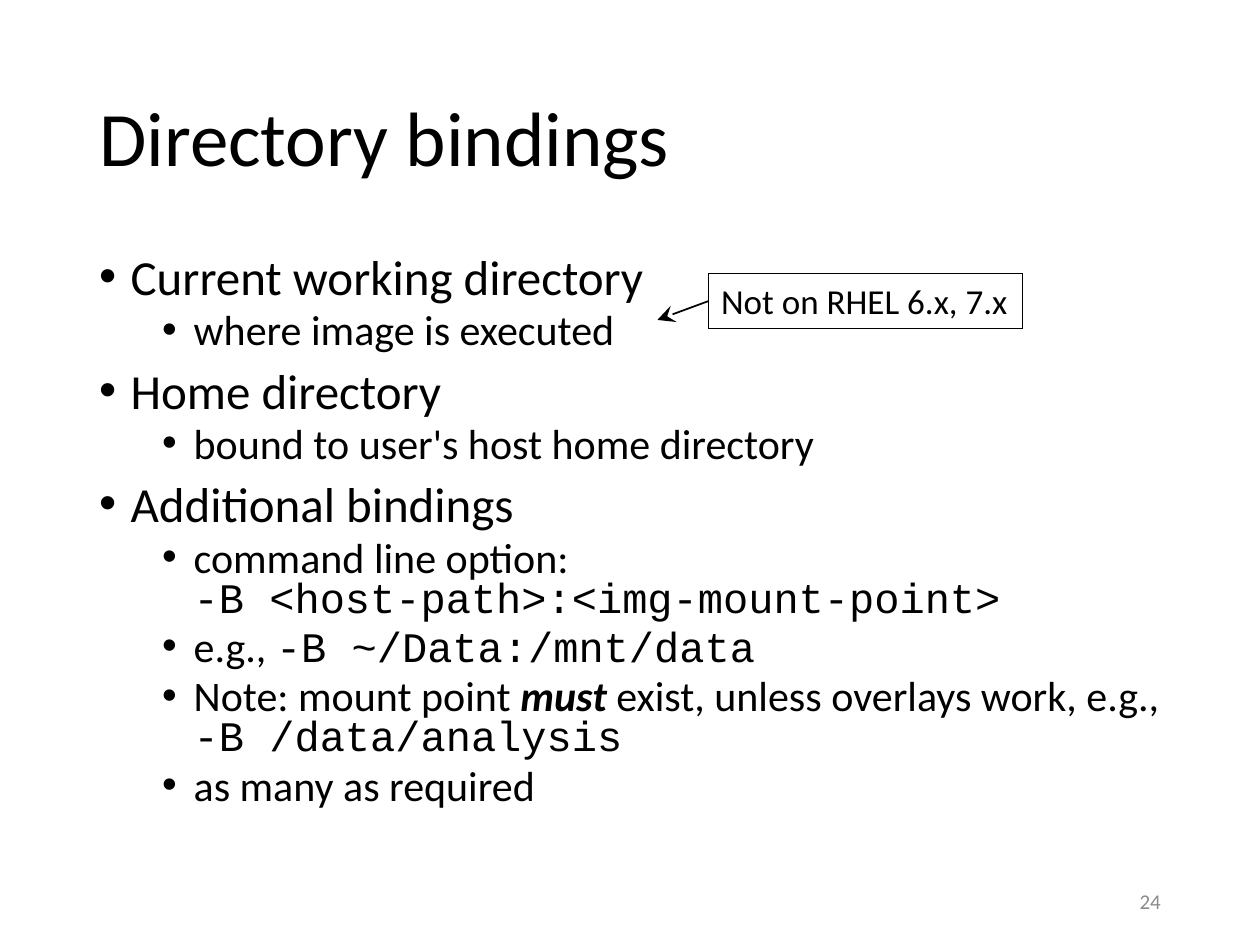
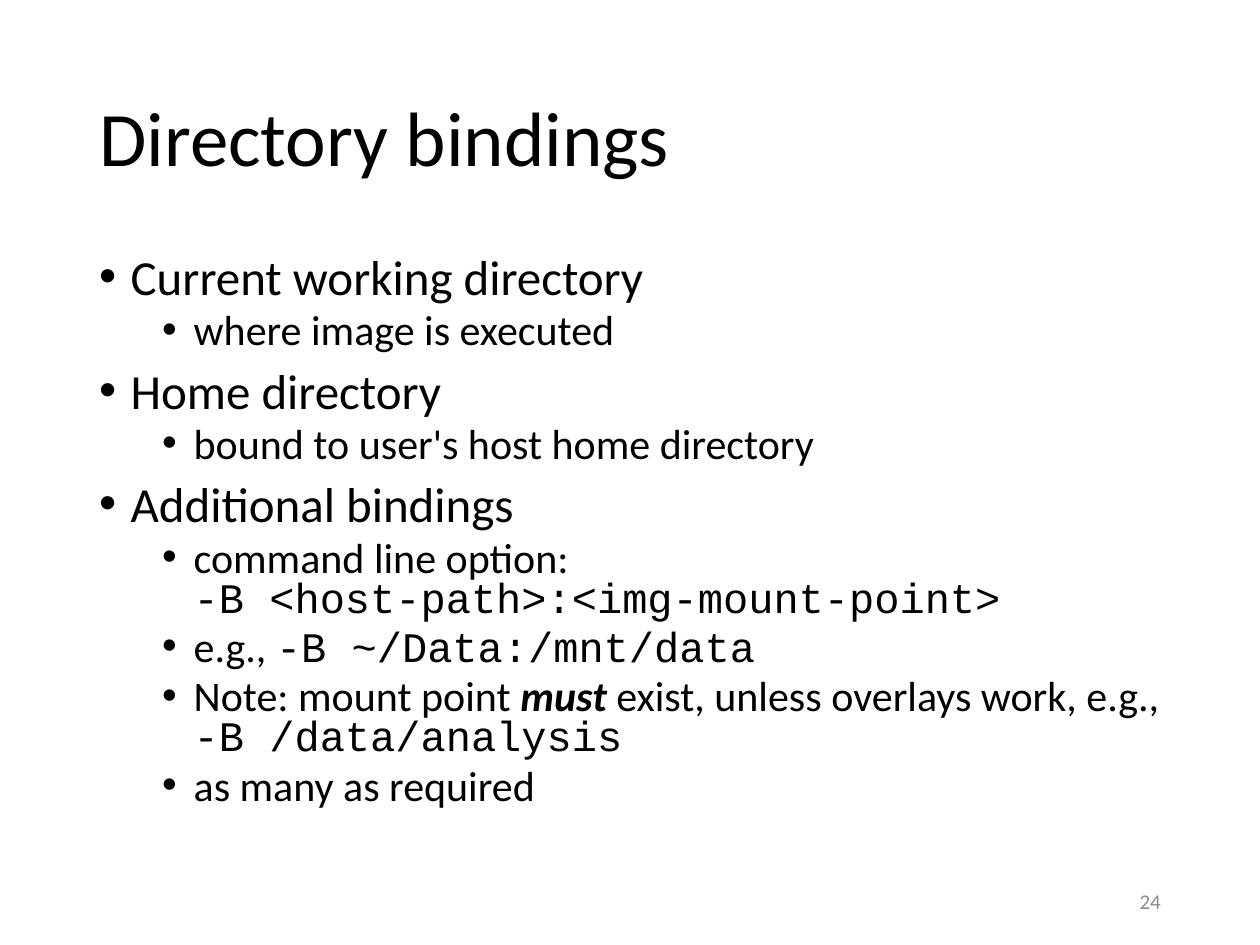
Before and after one commit to gjbex/training-material, a slide deck: slide 24 of Virtualization/singularity.pptx. Drawn at 1260x945 pixels with LibreOffice and Linux fonts; fonts in the diff are those of the drawing. Boxes give left, top, right and bottom in pixels: in the first picture for what was removed or moved away, otherwise in the second. Text is boxed around its words. In the diff, an @@ line names an element or a change of style, - is before the commit and + after.

```diff
--- a/Virtualization/singularity.pptx
+++ b/Virtualization/singularity.pptx
@@ rectangle removed at (x1=709, y1=273, x2=1023, y2=329) @@
-Not on RHEL 6.x, 7.x
@@ arrow removed from (709, 301) to (658, 320) @@
```
Also in this commit, not shown: 10 other slides changed.
